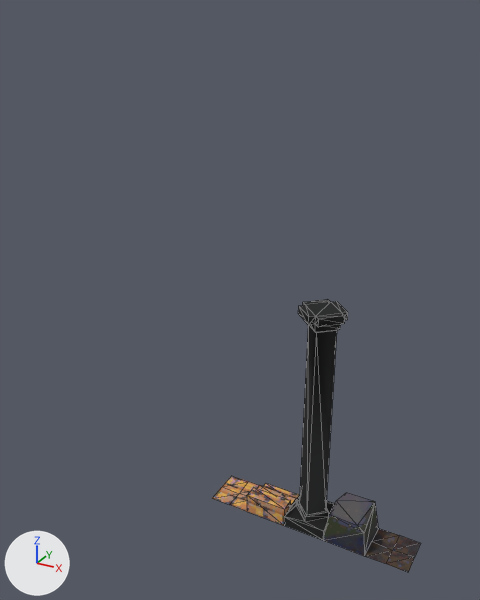
The glTF model assets/models/tiles/tiles.glb as it was, and as the next commit left it.
Rendered twice from a 50 mm lens placed at (2.55, -11.87, 11.3), pointed at (-3.71, -0.47, 5.6). Lighting does not change. The marker at lower left points along +X, +Y and +Z. Mesh edges are drawn as thin lines. Objects named as collision shapes, trigger or cutter boxes, shadow casters or lower levels of detail are left out. Where no turn or scale is listed for an object, it has been applied to the vertices. Vertices at the same position are counted once.

The first picture shows 'bricks_00', 'dirt', 'pillar_00', 'stairs_00', 'stone_00'.
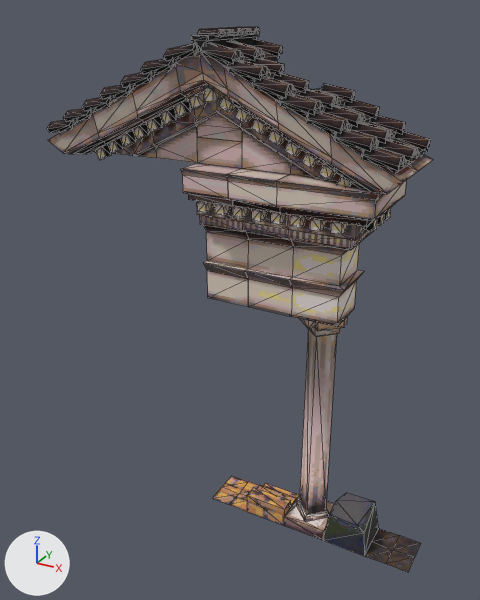
Changed parts and their boxes (x1, y1, x2, y2) in the pictures (480 x 600 px; the box of a moved part takes in the faces that stretch with it):
'temple_roof_border_corner', added: after (275, 174, 406, 327)
'pillar_00', reshaped (7% shorter): before (284, 299, 348, 540); after (284, 316, 348, 540)
'temple_roof_border_wall_00', added: after (226, 168, 294, 316)
'temple_roof_border_wall_01', added: after (181, 163, 249, 307)
'temple_roof_border_inner', added: after (224, 57, 309, 174)
'temple_roof_border_center', added: after (163, 29, 259, 142)
'temple_roof_border_inner_inverse', added: after (121, 59, 198, 163)
'temple_roof_border_end_01', added: after (276, 89, 361, 181)
'temple_roof_border_end_00', added: after (330, 122, 419, 194)
'temple_roof_border_end_01_inverse', added: after (82, 85, 156, 158)
'temple_roof_border_end_00_inverse', added: after (47, 109, 115, 160)
'temple_roof_end', added: after (359, 115, 433, 184)
'temple_roof_border_inner_wall', added: after (197, 137, 242, 168)
'temple_roof', added: after (306, 83, 379, 123)
'temple_roof_center', added: after (218, 27, 283, 62)
part 1 of me_plane_003, moved or reshaped: (285, 495, 334, 516) in both
part 2 of me_plane_003, moved or reshaped: before (298, 299, 348, 515); after (299, 316, 348, 515)
part 3 of me_plane_003, recoloured: (284, 500, 334, 540) in both

Patch to the scene script:
```diff
--- a/assets/models/tiles/tiles.glb.py
+++ b/assets/models/tiles/tiles.glb.py
@@ mat_pillar_00 @@
+mat_pillar_00 = principled_material('pillar_00')
+mat_pillar_00.texture = img_pillar_01
+mat_pillar_00.roughness = 1.0
@@ me_plane_003 @@
-me_plane_003.from_pydata(...)  # 55 vertices, 104 faces; spans x -0.51..0.51, y -0.51..0.51, z 0.0..5.58
+me_plane_003.from_pydata(...)  # 54 vertices, 102 faces; spans x -0.51..0.51, y -0.51..0.51, z 0.0..5.5
+# me_plane_003 part 1
+# 1 vertex is removed from x -0.36, y 0.48, z 0.27
+# 7 faces are deleted
+# 5 new faces join them
+# me_plane_003 part 2
+# 24 vertices in x -0.51..0.51, y -0.51..0.51, z 5.4..5.58 move by (0.0, 0.0, -0.08)
+# 8 vertices in x -0.38..0.38, y -0.38..0.38, z 5.17..5.21 move by (0.0, 0.0, -0.09)
+# me_plane_003 part 3: 97 faces spanning x -0.51..0.51, y -0.51..0.51, z 0.0..5.5 switch from mat_stone_00 (picture img_stone_00_noise) to mat_pillar_00 (picture img_pillar_01)
@@ ob_temple_roof_border_inner_inverse @@
+ob_temple_roof_border_inner_inverse = bpy.data.objects.new('temple_roof_border_inner_inverse', me_cube_069)  # 118 vertices, 142 faces; spans x -0.7..0.53, y -0.51..0.5, z 0.0..1.99; in mat_temple_roof_00 (picture img_temple_00)
+ob_temple_roof_border_inner_inverse.location = (-5.0, -1.0, 8.5)
@@ ob_temple_roof_border_end_01_inverse @@
+ob_temple_roof_border_end_01_inverse = bpy.data.objects.new('temple_roof_border_end_01_inverse', me_cube_068)  # 118 vertices, 142 faces; spans x -0.697..0.527, y -0.511..0.5, z 0.0..1.491; in mat_temple_roof_00 (picture img_temple_00)
+ob_temple_roof_border_end_01_inverse.location = (-6.0, -1.0, 8.5)
@@ ob_temple_roof_border_end_00_inverse @@
+ob_temple_roof_border_end_00_inverse = bpy.data.objects.new('temple_roof_border_end_00_inverse', me_cube_067)  # 95 vertices, 113 faces; spans x -0.78..0.527, y -0.511..0.5, z -0.109..0.991; in mat_temple_roof_00 (picture img_temple_00)
+ob_temple_roof_border_end_00_inverse.location = (-7.0, -1.0, 8.5)
@@ ob_temple_roof_center @@
+ob_temple_roof_center = bpy.data.objects.new('temple_roof_center', me_cube_058)  # 120 vertices, 136 faces; spans x -0.697..0.697, y -0.5..0.5, z 0.332..0.96; in mat_temple_roof_00 (picture img_temple_00)
+ob_temple_roof_center.location = (-4.0, 0.0, 10.0)
@@ ob_temple_roof_end @@
+ob_temple_roof_end = bpy.data.objects.new('temple_roof_end', me_cube_041)  # 64 vertices, 62 faces; spans x -0.527..0.78, y -0.5..0.5, z 0.0..0.991; in mat_temple_roof_00 (picture img_temple_00)
+ob_temple_roof_end.location = (-1.0, 0.0, 8.5)
@@ ob_temple_roof @@
+ob_temple_roof = bpy.data.objects.new('temple_roof', me_cube_040)  # 56 vertices, 56 faces; spans x -0.527..0.697, y -0.5..0.5, z 0.332..0.991; in mat_temple_roof_00 (picture img_temple_00)
+ob_temple_roof.location = (-2.0, 0.0, 9.0)
@@ ob_temple_roof_border_center @@
+ob_temple_roof_border_center = bpy.data.objects.new('temple_roof_border_center', me_cube_034)  # 175 vertices, 223 faces; spans x -0.7..0.7, y -0.51..0.5, z 0.0..1.96; in mat_temple_roof_00 (picture img_temple_00)
+ob_temple_roof_border_center.location = (-4.0, -1.0, 9.0)
@@ ob_temple_roof_border_inner_wall @@
+ob_temple_roof_border_inner_wall = bpy.data.objects.new('temple_roof_border_inner_wall', me_plane_028)  # 4 vertices, 2 faces; spans x -0.5..0.5, y 0.235, z 0.0..0.5; in mat_temple_roof_00 (picture img_temple_00)
+ob_temple_roof_border_inner_wall.location = (-4.0, -1.0, 8.5)
@@ ob_temple_roof_border_inner @@
+ob_temple_roof_border_inner = bpy.data.objects.new('temple_roof_border_inner', me_cube_022)  # 118 vertices, 142 faces; spans x -0.53..0.7, y -0.51..0.5, z 0.0..1.99; in mat_temple_roof_00 (picture img_temple_00)
+ob_temple_roof_border_inner.location = (-3.0, -1.0, 8.5)
@@ ob_temple_roof_border_end_01 @@
+ob_temple_roof_border_end_01 = bpy.data.objects.new('temple_roof_border_end_01', me_cube_021)  # 118 vertices, 142 faces; spans x -0.527..0.697, y -0.511..0.5, z 0.0..1.491; in mat_temple_roof_00 (picture img_temple_00)
+ob_temple_roof_border_end_01.location = (-2.0, -1.0, 8.5)
@@ ob_temple_roof_border_end_00 @@
+ob_temple_roof_border_end_00 = bpy.data.objects.new('temple_roof_border_end_00', me_cube_011)  # 95 vertices, 113 faces; spans x -0.527..0.78, y -0.511..0.5, z -0.109..0.991; in mat_temple_roof_00 (picture img_temple_00)
+ob_temple_roof_border_end_00.location = (-1.0, -1.0, 8.5)
@@ ob_temple_roof_border_wall_00 @@
+ob_temple_roof_border_wall_00 = bpy.data.objects.new('temple_roof_border_wall_00', me_plane_016)  # 64 vertices, 68 faces; spans x -0.5..0.5, y -1.38..0.5, z 0.0..3.0; in mat_temple_roof_00 (picture img_temple_00)
+ob_temple_roof_border_wall_00.location = (-3.0, 0.0, 5.5)
@@ ob_temple_roof_border_wall_01 @@
+ob_temple_roof_border_wall_01 = bpy.data.objects.new('temple_roof_border_wall_01', me_plane_014)  # 54 vertices, 56 faces; spans x -0.5..0.5, y -1.38..0.5, z 0.0..3.0; in mat_temple_roof_00 (picture img_temple_00)
+ob_temple_roof_border_wall_01.location = (-4.0, 0.0, 5.5)
@@ ob_temple_roof_border_corner @@
+ob_temple_roof_border_corner = bpy.data.objects.new('temple_roof_border_corner', me_plane_001)  # 107 vertices, 132 faces; spans x -0.5..1.38, y -1.38..0.5, z 0.0..3.0; in mat_temple_roof_00 (picture img_temple_00)
+ob_temple_roof_border_corner.location = (-2.0, 0.0, 5.5)
```
